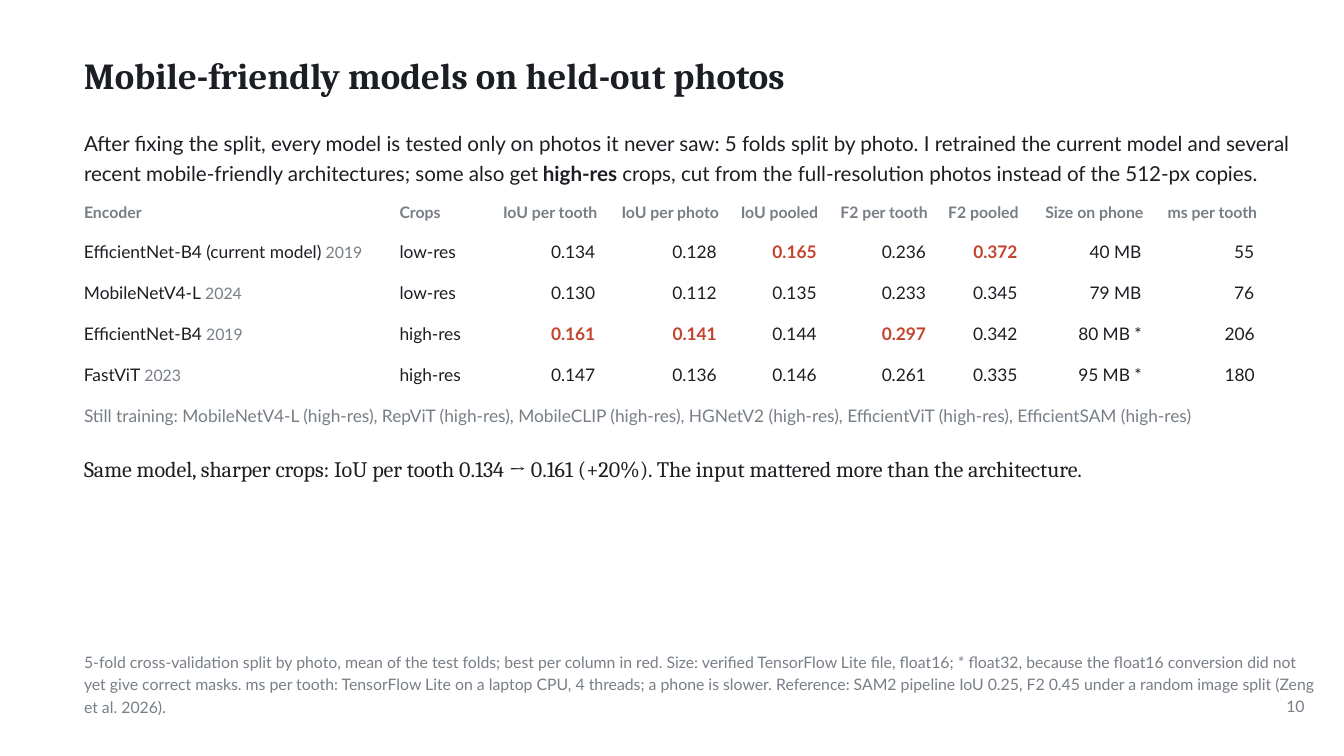
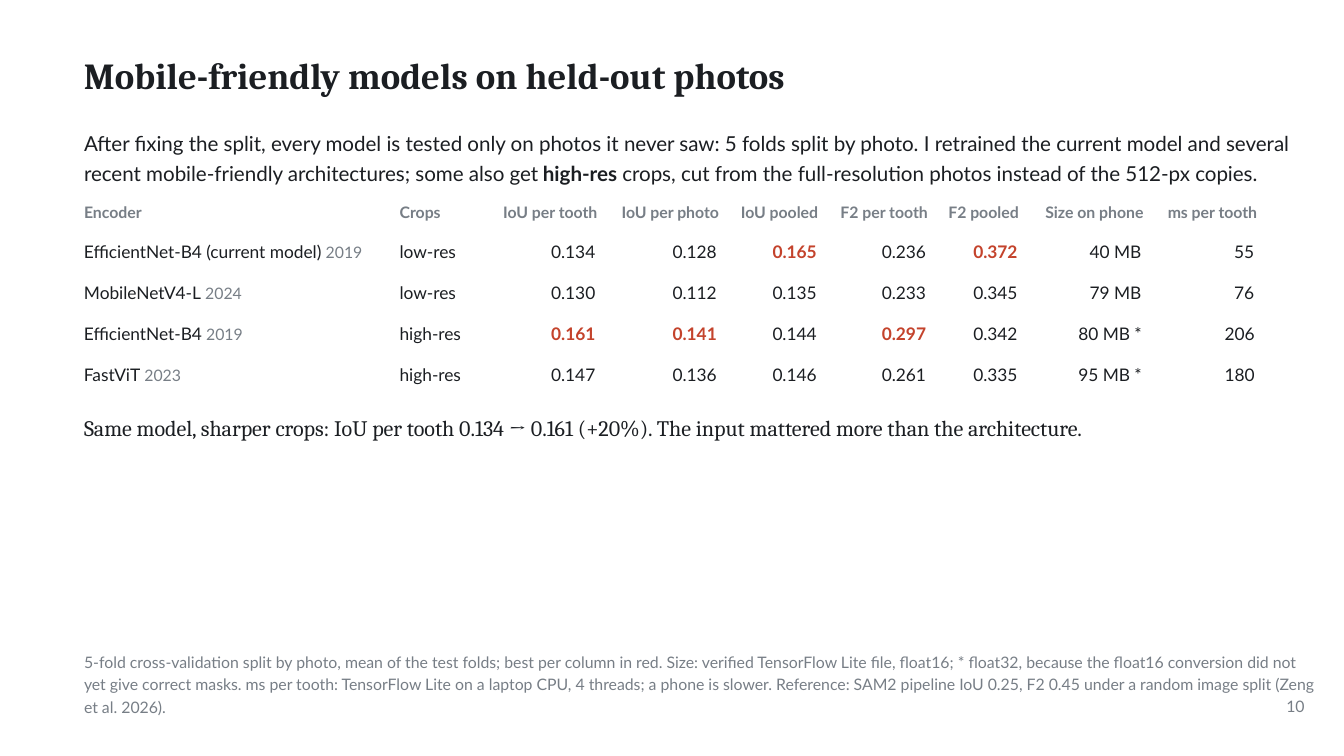
Before and after one commit to ertugrul-senturk/interactive-slides, a slide deck: slide 19 of public/decks/2026-11-smart-teeth.pptx. Drawn at 1344x756 pixels with LibreOffice and Linux fonts; fonts in the diff are those of the drawing; background and template pictures are left out. Boxes give left, top, right and bottom in pixels: in the first picture for what was removed or moved away, otherwise in the second. Text is boxed around its words. In the diff, an @@ line names an element or a change of style, - is before the commit and + after.

```diff
--- a/public/decks/2026-11-smart-teeth.pptx
+++ b/public/decks/2026-11-smart-teeth.pptx
@@ text "Same model, sharper crops: IoU ...": place and size @@
-text "Same model, sharper crops: IoU ..." at <box>84,461,1082,482</box>
+text "Same model, sharper crops: IoU ..." at <box>84,420,1082,441</box>
@@ text removed at <box>84,409,1191,425</box> @@
-Still training: MobileNetV4-L (high-res), RepViT (high-res), MobileCLIP (high-res), HGNetV2 (high-res), EfficientViT (high-res), EfficientSAM (high-res)
```
Also in this commit, not shown: 3 other files.
